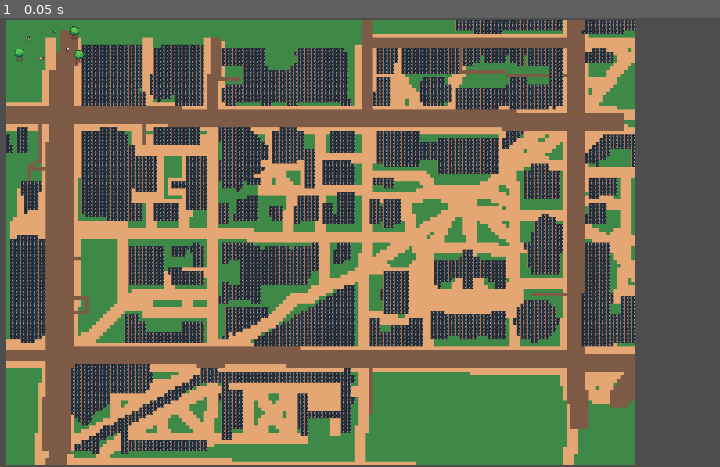
Above: before the commit, frame 1.
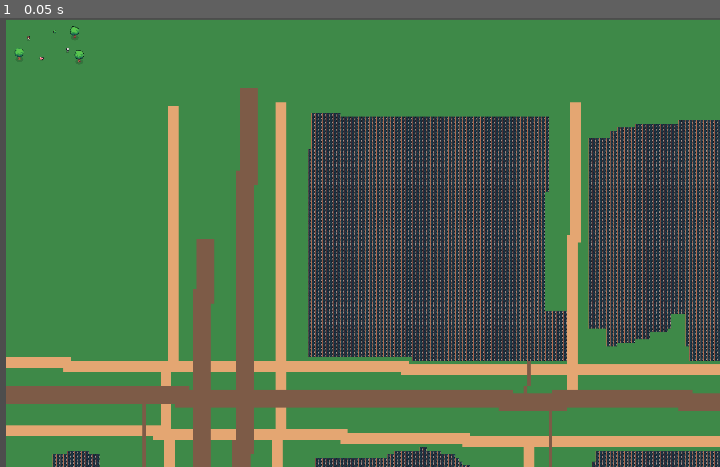
Above: after the commit, the same moment.

Repository: ccb/agent-sandbox
Game: Godot game, scene res://scenes/main.tscn
Two runs of this game, one before a commit and one after it. Both use one fixed random seed, a clock stepped at 60 frames per second and the inputs below.
Inputs:
- Up to frame 1 (0.05 s): no input

The runs differ from the first frame. In frame 1, 73% of the frame differs, in the area x 0-100%, y 0-100%.

Commit message:
feat(geo): finer 1 m/tile core + big composed tree stands, zoomed to the middle
The 2 m/tile trees still read small at a whole-core view. Three coordinated
changes so the campus middle reads as a real, tree-lined place:

- Core resolution 2 -> 1 m/tile (AREAS["core"]["mpt"]). ~700x493 tiles; crisper
  buildings/roads/paths and room for the camera to push into the middle.
- Trees are now composed multi-tile *stands*: make_stand(w, h) tiles the Kenney
  3x3 grove (its 9 tiles edge/interior-tile cleanly) into a canopy of any size.
  The grove is the standard street tree; bigger TREE_STAND/TREE_WOOD fill the
  greens. No tiny 1x2 fallbacks, so no green-speck trees. Deterministic.
- Cameras zoom into the MIDDLE: penn_replay centres on where the 3 agents walk
  (Van Pelt/Williams/Meyerson/College Hall) at zoom 0.8; campus_urban on the
  built-up centroid at zoom 1.0 — bounding streets fall off-frame.

Regenerated the committed core maps (placeholder + urban) and the tracked ville
matrix at 1 m/tile; re-ran the replay (git-ignored) so agents stay aligned. The
campus area is unchanged (still 4 m/tile, byte-identical). Determinism verified
(identical builds), no tree on a paved/water cell, max GID 292 <= 486.

Co-Authored-By: Claude Opus 4.8 <noreply@anthropic.com>

Diff:
--- a/godot-generative-agents/scenes/campus_urban.tscn
+++ b/godot-generative-agents/scenes/campus_urban.tscn
@@ -10,9 +10,10 @@
 script = ExtResource("1_tiled")
 map_path = "res://maps/upenn_core_urban.tmj"
 
-; Centred on the 5600x3952 px map (now drawn at 2 m/tile); zoom 0.4 focuses on the
-; central core. Texture padding keeps tiles crisp at this fractional scale; size
-; the view with the camera zoom, never by scaling the TileMapLayer (white seams).
+; The map is now 11200x7888 px (1 m/tile); we zoom into the MIDDLE of campus
+; (position = the built-up centroid) so the bounding streets fall off-frame and
+; features read at size. Size the view with the camera zoom, never by scaling the
+; TileMapLayer (that leaves sub-pixel white seams between cells).
 [node name="Camera2D" type="Camera2D" parent="."]
-position = Vector2(2650, 1880)
-zoom = Vector2(0.5, 0.5)
+position = Vector2(5300, 3450)
+zoom = Vector2(1.0, 1.0)
--- a/godot-generative-agents/scenes/penn_replay.tscn
+++ b/godot-generative-agents/scenes/penn_replay.tscn
@@ -13,10 +13,12 @@
 script = ExtResource("2_tiled")
 map_path = "res://maps/upenn_core_urban.tmj"
 
-; Centred on the 5600x3952 px campus (now drawn at 2 m/tile). zoom 0.4 focuses on
-; the central core — College Hall, College Green, Van Pelt, the Locust Walk spine,
-; where the agents walk — rendering each 16px tile at ~6px so the trees read as
-; trees. (Lower the zoom toward 0.22 to frame the whole core at once.)
+; The map is now 11200x7888 px (1 m/tile). Rather than frame the whole core, we
+; zoom into the MIDDLE — Van Pelt, Williams, Meyerson, College Hall, the Locust
+; Walk spine, where the three agents actually walk — so the trees read as trees
+; and the bounding streets fall off-frame. position is centred on the agents'
+; activity; raise zoom to push further in, lower it (toward ~0.35) to take in more
+; of the core (the agents range wider than one tight frame can hold at once).
 [node name="Camera2D" type="Camera2D" parent="."]
-position = Vector2(2650, 1880)
-zoom = Vector2(0.5, 0.5)
+position = Vector2(3000, 1430)
+zoom = Vector2(0.8, 0.8)
Not shown, changed: godot-generative-agents/maps/upenn_core.tmj
Not shown, changed: godot-generative-agents/maps/upenn_core_urban.tmj
Not shown, changed: godot-generative-agents/sim/the_upenn/matrix/maze/arena_maze.csv
Not shown, changed: godot-generative-agents/sim/the_upenn/matrix/maze/collision_maze.csv
Not shown, changed: godot-generative-agents/sim/the_upenn/matrix/maze/game_object_maze.csv
Not shown, changed: godot-generative-agents/sim/the_upenn/matrix/maze/sector_maze.csv
Not shown, changed: godot-generative-agents/sim/the_upenn/matrix/maze/spawning_location_maze.csv
Not shown, changed: tools/geo/README.md
Not shown, changed: tools/geo/osm_to_tiled.py
Not shown, changed: tools/geo/out/upenn_core.tmj
Not shown, changed: tools/geo/out/upenn_core_preview.png
Not shown, changed: tools/geo/out/upenn_core_urban.tmj
(and 1 more such lines)
